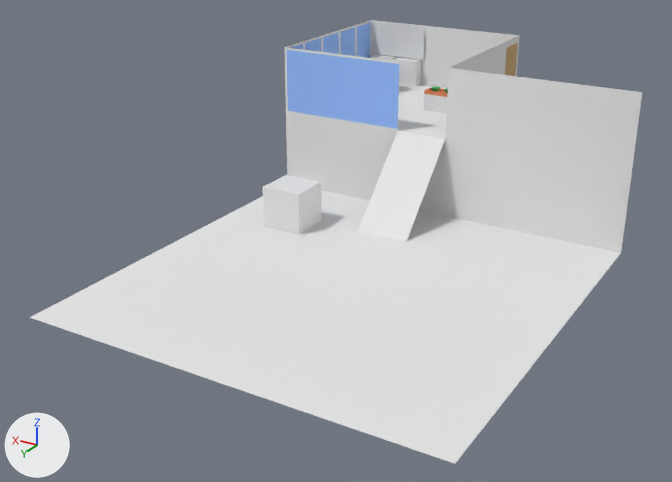
Two versions of the Blender file models/office/blend/office.blend, one commit apart.
Before and after are seen from a 50 mm lens placed at (-22.0, 43.7, 13.0), pointed at (-2.6, 11.3, -3.2). The lights are fixed; the arrows at lower left show +X, +Y and +Z.
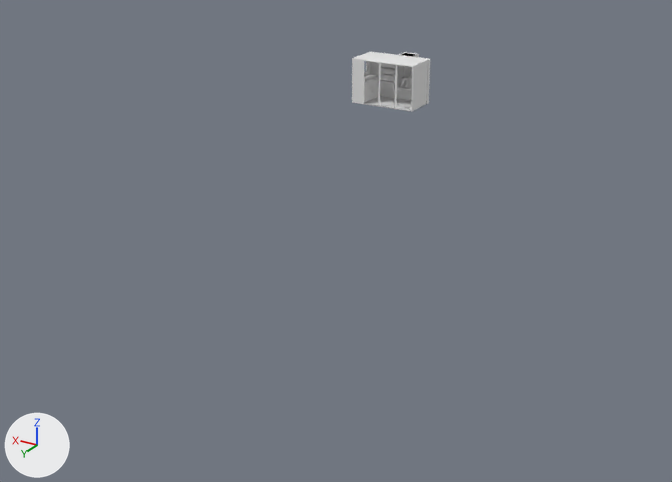
Commit message: office wip

Pixel boxes [x1, y1, x2, y2] of what changed, in the pictures (672 x 482 px):
'wall', deleted: before [30, 20, 642, 464]
'Cube', hidden: before [263, 175, 322, 235]
'Plane.001', reshaped, moved, modifiers changed, turned, rescaled: before [398, 31, 410, 52]; after [354, 52, 430, 111]
'Plane', deleted: before [376, 27, 424, 60]
'Plane.002', reshaped, moved, turned, rescaled: before [384, 32, 395, 50]; after [352, 58, 414, 112]
'Cube.001', deleted: before [395, 57, 421, 87]
'Cube.004', deleted: before [424, 86, 448, 114]
'door', deleted: before [505, 43, 518, 76]
'Plane.003', added: after [375, 99, 411, 108]
'dresser', added: after [364, 74, 379, 103]
'dresser_door2', added: after [372, 78, 379, 99]
'Cube.002', deleted: before [371, 54, 397, 60]
'dresser_door1', added: after [364, 86, 371, 102]
'dresser_drawer1', added: after [364, 82, 371, 88]
part 3 of me_cube, built on: before [263, 175, 322, 235]; after [380, 63, 412, 91]

What changed in the scene script:
```text
Change me_plane_002:
    used by ob_plane_002; location = (3.23, -4.41, 2.35); rotation_euler = (1.571, -0.125, 3.142), in degrees (90, -7.2, 180); scale = (0.306, 0.524, 0.524)
    remove me_plane_002.from_pydata(...)  # 4 vertices, 1 face; spans x -1.0..1.0, y -1.0..1.0, z 0.0
    add me_plane_002.from_pydata(...)  # 22 vertices, 13 faces; spans x -1.0..2.62, y 1.0..1.02, z 0.0..2.4
    me_plane_002 part 1
    3 vertices are removed from x -1.0..1.0, y -1.0..1.0, z 0.0
    1 face is deleted
    15 vertices are added at x -1.0..2.62, y 1.0..1.02, z 0.0..2.4
    6 new vertices lie (0.0, 0.0, 2.3) away from vertices in x -0.95..1.87, y 1.02, z 0.05
    13 new faces join them
Change me_plane_001:
    used by ob_plane_001; location = (2.31, -4.41, 2.39); rotation_euler = (1.571, 0.157, 3.142), in degrees (90, 9, 180); scale = (0.306, 0.524, 0.524)
    remove me_plane_001.from_pydata(...)  # 4 vertices, 1 face; spans x -1.0..1.0, y -1.0..1.0, z 0.0
    add me_plane_001.from_pydata(...)  # 66 vertices, 57 faces; spans x -1.0..2.62, y -1.8..1.0, z 0.0..2.4
    me_plane_001 part 2: 2 vertices removed from x 1.0, y -1.0..1.0, z 0.0; 64 vertices added at x -1.0..2.62, y -1.8..1.0, z 0.0..2.4
    add me_plane_001.materials.append(mat_wall)  # white #e7e7e7
Change me_cube:
    remove me_cube.from_pydata(...)  # 8 vertices, 6 faces; spans x -1.0..1.0, y -1.0..1.0, z -1.0..1.0
    add me_cube.from_pydata(...)  # 16 vertices, 12 faces; spans x -4.83..0.96, y -1.68..1.0, z 0.0..2.0
    me_cube part 3: the whole mesh is rebuilt
Add me_plane_003:
    me_plane_003.from_pydata([(-1.0, -1.0, 0.03), (1.0, -1.0, 0.03), (-1.0, 1.0, 0.03), (1.0, 1.0, 0.03), (-1.0, 1.0, 0.0), (-1.0, -1.0, 0.0), (1.0, -1.0, 0.0), (1.0, 1.0, 0.0)], [], [(0, 1, 3, 2), (1, 6, 7, 3), (2, 4, 5, 0), (3, 7, 4, 2), (0, 5, 6, 1)])
Remove ob_cube_004:
    ob_cube_004 = bpy.data.objects.new('Cube.004', me_cube_003)
Remove ob_cube_002:
    ob_cube_002 = bpy.data.objects.new('Cube.002', me_cube_020)
Remove ob_cube_001:
    ob_cube_001 = bpy.data.objects.new('Cube.001', me_cube_019)
Change ob_tower_big:
    remove _m = ob_tower_big.modifiers.new('Subsurf', 'SUBSURF')
    remove _m.levels = 2
Change ob_plane_002:
    ob_plane_002.rotation_euler: (1.571, -0.125, 3.142) -> (0.0, 0.0, 0.0)  # degrees (90, -7.2, 180) -> degrees (0, 0, 0)
    ob_plane_002.scale: (0.306, 0.524, 0.524) -> (1.0, 1.0, 1.0)
    ob_plane_002.location: (3.23, -4.41, 2.35) -> (0.0, 0.0, 0.0)
Change ob_plane_001:
    ob_plane_001.rotation_euler: (1.571, 0.157, 3.142) -> (0.0, 0.0, 0.0)  # degrees (90, 9, 180) -> degrees (0, 0, 0)
    ob_plane_001.scale: (0.306, 0.524, 0.524) -> (1.0, 1.0, 1.0)
    ob_plane_001.location: (2.31, -4.41, 2.39) -> (0.0, 0.0, 0.0)
    add _m = ob_plane_001.modifiers.new('Boolean', 'BOOLEAN')
    add _m.object = ob_cube
    add _m.solver = 'FLOAT'
Remove ob_plane:
    ob_plane = bpy.data.objects.new('Plane', me_plane)
Remove ob_cylinder:
    ob_cylinder = bpy.data.objects.new('Cylinder', me_cylinder)
Change ob_cube:
    ob_cube.location: (1.11, 9.21, -2.9) -> (1.46, -1.0, 0.62)
    ob_cube.scale: (1.0, 1.0, 1.0) -> (0.49, 0.238, 0.15)
    add _m = ob_cube.modifiers.new('Array', 'ARRAY')
    add _m.count = 5
    add _m.use_constant_offset = True
    add _m.constant_offset_displace = (0.0, 0.0, 2.36)
    add _m.use_relative_offset = False
    add ob_cube.hide_set(True)  # its collection is switched off
Remove ob_door:
    ob_door = bpy.data.objects.new('door', me_cube_001)
Remove ob_wall:
    ob_wall = bpy.data.objects.new('wall', me_cube_017)
Add ob_dresser_drawer1_handle:
    ob_dresser_drawer1_handle = bpy.data.objects.new('dresser_drawer1_handle', me_cube_013)  # 28 vertices, 24 faces; spans x -0.404..-0.141, y -0.342..0.342, z -0.035..0.023
    ob_dresser_drawer1_handle.parent = ob_dresser_drawer1
    ob_dresser_drawer1_handle.location = (-0.815, 1.0, 3.516)
Add ob_dresser_drawer1:
    ob_dresser_drawer1 = bpy.data.objects.new('dresser_drawer1', me_cube_007)  # 16 vertices, 14 faces; spans x -0.23..1.31, y -0.81..0.81, z -0.34..0.32
    ob_dresser_drawer1.parent = ob_dresser
    ob_dresser_drawer1.location = (1.968, 3.438, 0.769)
    ob_dresser_drawer1.scale = (0.219, 0.219, 0.219)
Add ob_dresser:
    ob_dresser = bpy.data.objects.new('dresser', me_cube_010)  # 57 vertices, 52 faces; spans x -1.01..0.84, y -2.05..2.05, z 0.0..3.55
    ob_dresser.location = (2.28, 0.01, -0.01)
    ob_dresser.scale = (0.332, 0.469, 0.332)
Add ob_dresser_door2_001:
    ob_dresser_door2_001 = bpy.data.objects.new('dresser_door2.001', me_cube_016)  # 16 vertices, 13 faces; spans x -0.0748..0.0684, y -0.0599..0.0599, z -0.0599..0.0599
    ob_dresser_door2_001.parent = ob_dresser_door2
    ob_dresser_door2_001.location = (-1.104, -0.365, 2.04)
    ob_dresser_door2_001.scale = (1.0, 0.804, 1.0)
Add ob_dresser_door2:
    ob_dresser_door2 = bpy.data.objects.new('dresser_door2', me_cube_008)  # a box spanning x -0.05..0.05, y 0.0..1.63, z -1.14..1.83
    ob_dresser_door2.parent = ob_dresser
    ob_dresser_door2.location = (1.929, 2.822, 0.434)
    ob_dresser_door2.scale = (0.219, 0.219, 0.219)
Add ob_dresser_door1_001:
    ob_dresser_door1_001 = bpy.data.objects.new('dresser_door1.001', me_cube_015_1)  # 16 vertices, 13 faces; spans x -0.0748..0.0684, y -0.0599..0.0599, z -0.0599..0.0599
    ob_dresser_door1_001.parent = ob_dresser_door1
    ob_dresser_door1_001.location = (-1.104, 0.424, 2.04)
    ob_dresser_door1_001.scale = (1.0, 0.818, 1.0)
Add ob_dresser_door1:
    ob_dresser_door1 = bpy.data.objects.new('dresser_door1', me_cube_009_1)  # a box spanning x -0.05..0.05, y -1.63..0.0, z -1.15..1.15
    ob_dresser_door1.parent = ob_dresser
    ob_dresser_door1.location = (1.929, 3.616, 0.437)
    ob_dresser_door1.scale = (0.219, 0.219, 0.219)
Add ob_plane_003:
    ob_plane_003 = bpy.data.objects.new('Plane.003', me_plane_003)
    ob_plane_003.location = (0.51, 0.0, -0.01)
    ob_plane_003.scale = (1.01, 0.502, 0.502)
```
